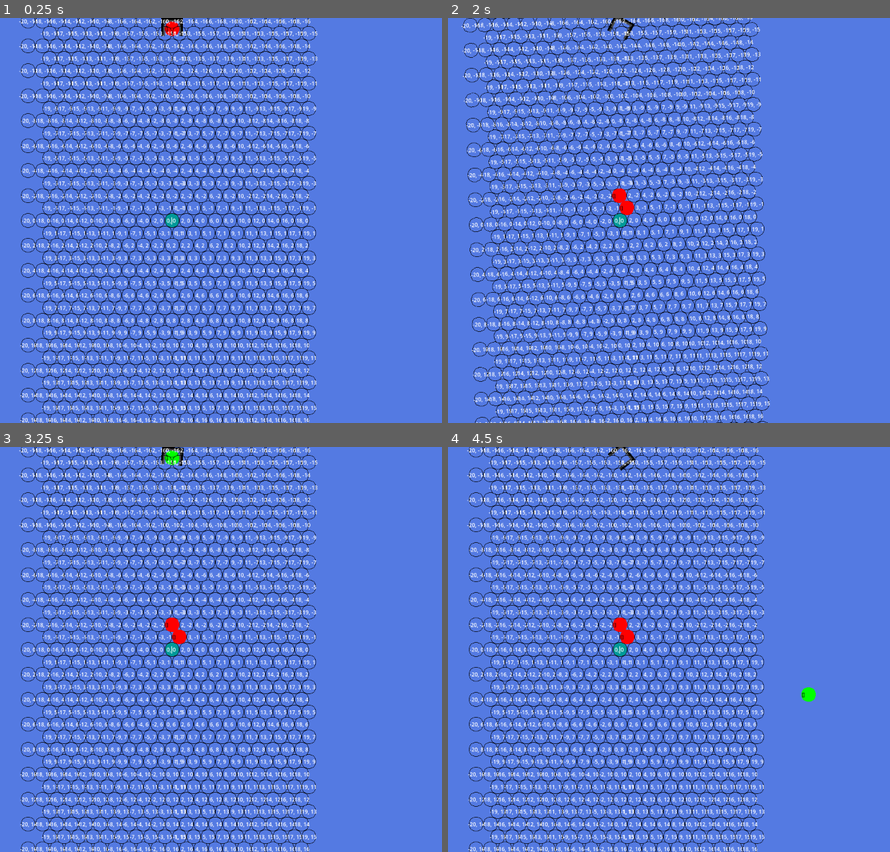
Above: before the commit, frames 1-4 (two rows, left to right).
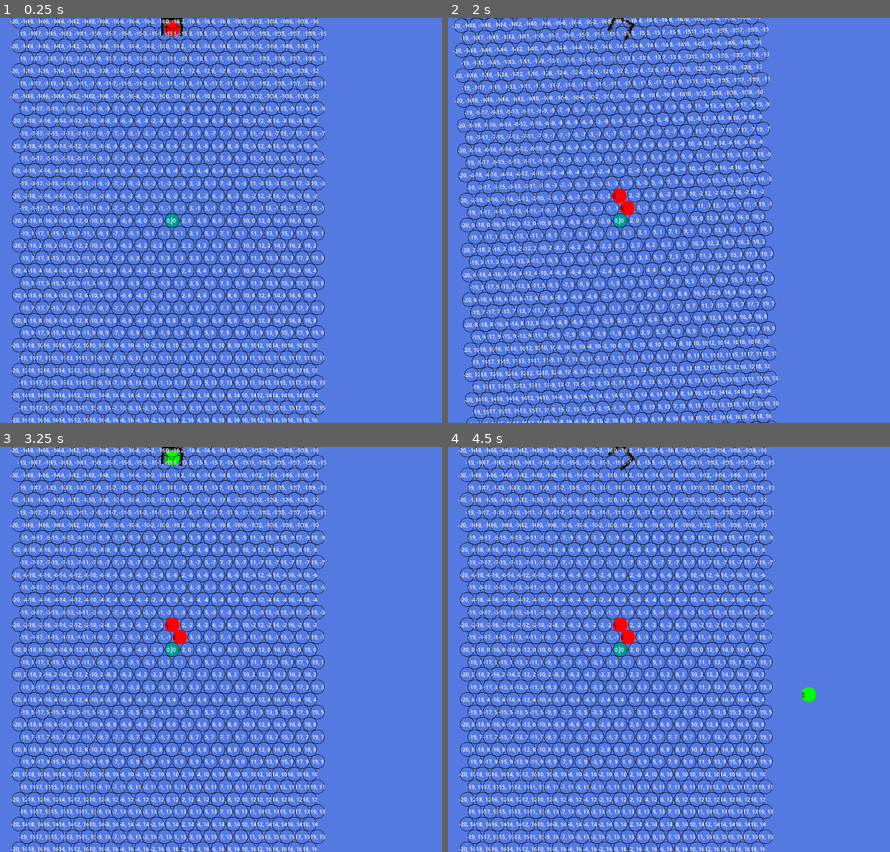
Above: after the commit, the same moments.

Repository: almostNathan/BubbleSpinnerRoguelike
Game: Godot game, scene res://main_arena.tscn
Same seed, same stepped clock (60 frames per second), same inputs: the game is played once before the commit and once after it.
Inputs (mouse positions are in pixels of both pictures, inside the frame that each line leads up to):
- Up to frame 1 (0.25 s): no input
- Up to frame 2 (2 s): tap Enter at 0.5 s; move the mouse to (739, 200) at 0.52 s; press the mouse at (739, 200) at 0.53 s; move the mouse to (514, 240) at 1.27 s; release the mouse at (514, 240) at 1.28 s; click (514, 240) at 1.35 s
- Up to frame 3 (3.25 s): move the mouse to (225, 560) at 2.02 s; press the mouse at (225, 560) at 2.03 s; move the mouse to (145, 730) at 2.77 s; release the mouse at (145, 730) at 2.78 s; click (145, 730) at 2.85 s
- Up to frame 4 (4.5 s): tap Space at 3.5 s; move the mouse to (783, 710) at 3.52 s; press the mouse at (783, 710) at 3.53 s; move the mouse to (456, 588) at 4.27 s; release the mouse at (456, 588) at 4.28 s; click (456, 588) at 4.35 s

The runs differ from the first frame. In frame 1, 32% of the frame differs, in the area x 2-74%, y 0-100%; in frame 2, 32%; in frame 3, 32%; in frame 4, 32%.

Commit message:
got grid working. Continue work on determine matching types

Diff:
--- a/Scripts/ball_grid_manager.gd
+++ b/Scripts/ball_grid_manager.gd
@@ -63,21 +63,22 @@
 	# x,y coords (positions in the grid) : Vector2 position in game
 	var x_offset = 0
 	for y in range(-GRID_SIZE, GRID_SIZE):
-		if abs(y%2) == 1:
-			x_offset = BALL_SIZE/2
-		else:
-			x_offset = 0
 		for x in range(-GRID_SIZE,GRID_SIZE):
 			if (x+y) % 2 == 0:
-				if x < 0 and x % 2 == 1:
-					x_offset -= BALL_SIZE
-				var new_relative_position = Vector2(floor(x/2) * BALL_SIZE  + x_offset, y * (BALL_SIZE/2 * sqrt(3)))
+				if x == 0:
+					x_offset = 0
+				else:
+					x_offset =  x * BALL_SIZE / 2
+				if x==2 and y==0:
+					print(Vector2(x + x_offset  , y * (BALL_SIZE/2 * sqrt(3))))
+				var new_relative_position = Vector2(x + x_offset  , y * (BALL_SIZE/2 * sqrt(3)))
 				var new_ball_grid_slot : BallGridSlot = ball_grid_slot_scene.instantiate()
 				new_ball_grid_slot.setup(Vector2i(x,y), new_relative_position)
 				self.add_child(new_ball_grid_slot)
 				grid_slot_dict[Vector2i(x,y)] = new_ball_grid_slot
 
 	grid_slot_dict[Vector2i(0,0)].set_ball_in_slot(start_point)
+	print("ball_grid_manager : ", grid_slot_dict[Vector2i(0,0)].position)
 	update_available_positions()
 
 func get_available_slots() -> Array[Vector2i]:
